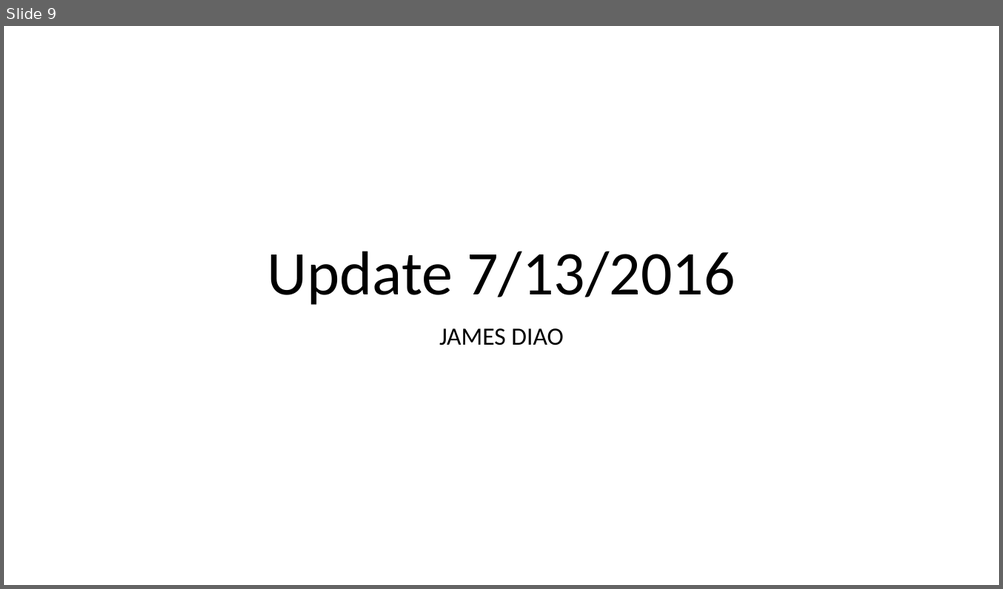
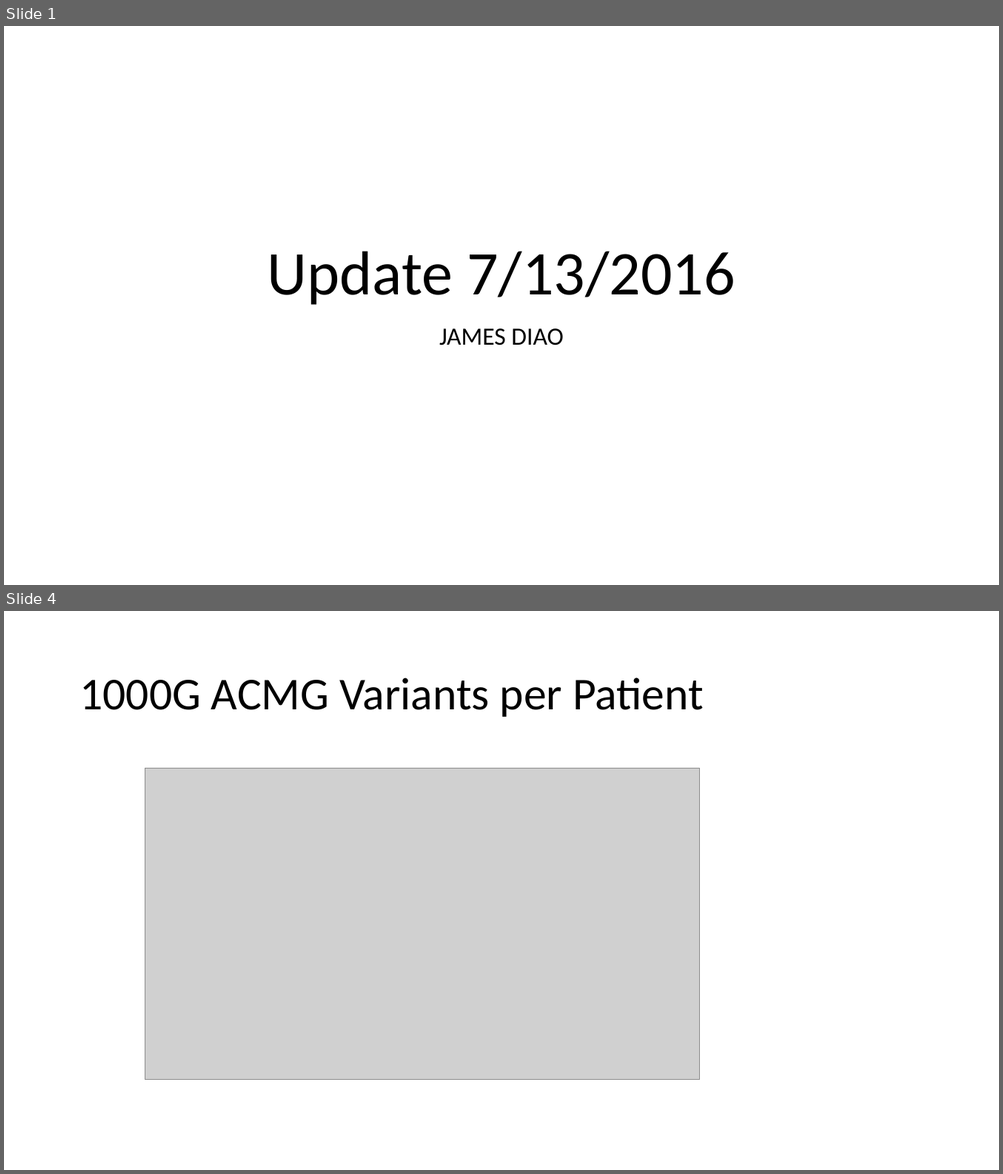
Before and after one commit to dfan/HST-2016, a slide deck: week_5/Presentation_week_5.2.pptx. Shown one above the other, each under a label of ours: slide 9 before the commit, slides 1 and 4 after it; the slides between them are not shown. The pictures are 1003x589 and 1003x1174 pixels, drawn with LibreOffice and Linux fonts; fonts in the diff are those of the drawing; grey boxes stand for pictures. Boxes give left, top, right and bottom in pixels: in the first picture for what was removed or moved away, otherwise in the second. Text is boxed around its words. In the diff, an @@ line names an element or a change of style, - is before the commit and + after.

```diff
--- a/week_5/Presentation_week_5.2.pptx
+++ b/week_5/Presentation_week_5.2.pptx
@@ slide 4 added at [4, 611, 999, 1170], background #FFFFFF @@
@@ title added at [79, 678, 703, 717], 44 pt, text #000000 @@
+1000G ACMG Variants per Patient
@@ picture added at [145, 769, 700, 1079] @@
@@ what was slide 9 is now slide 1 @@
```
Also in this commit, not shown: 4 slides changed, 3 other slides added, 12 slides removed, 6 other files.
